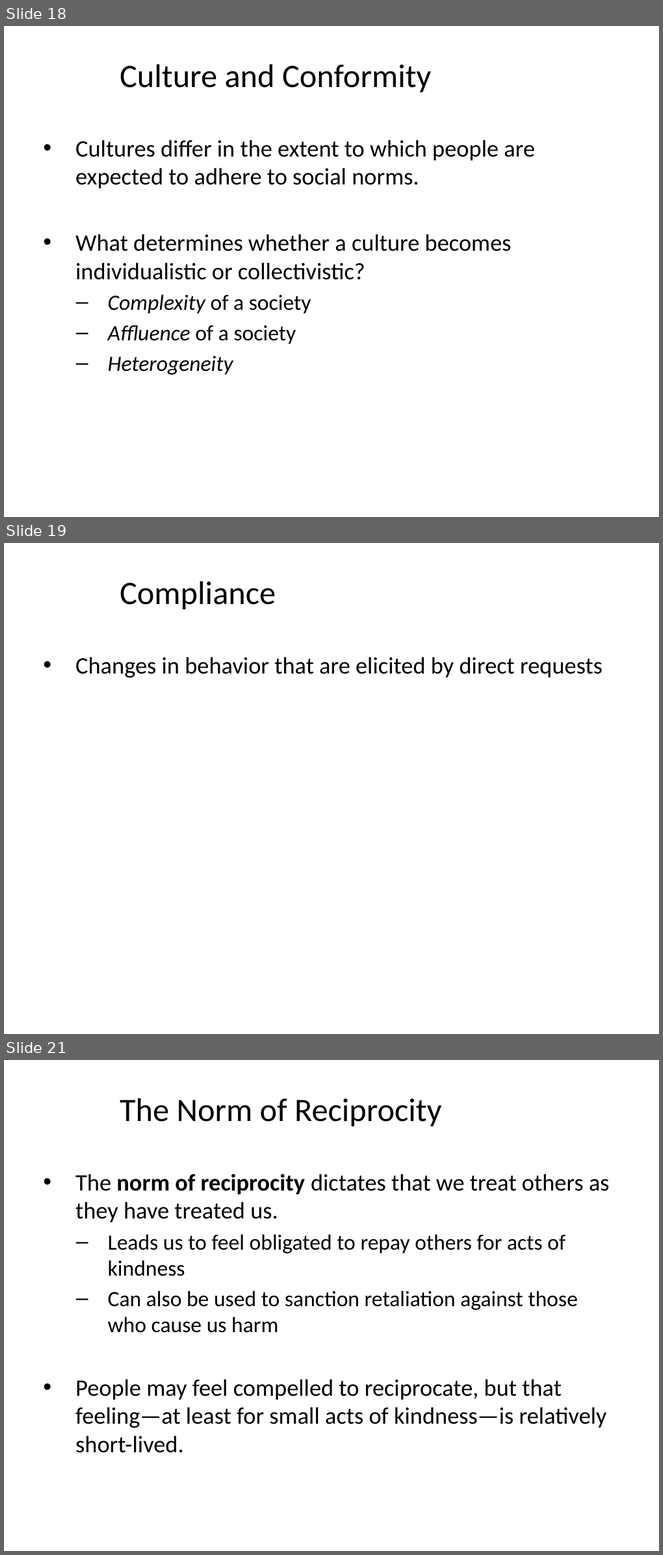
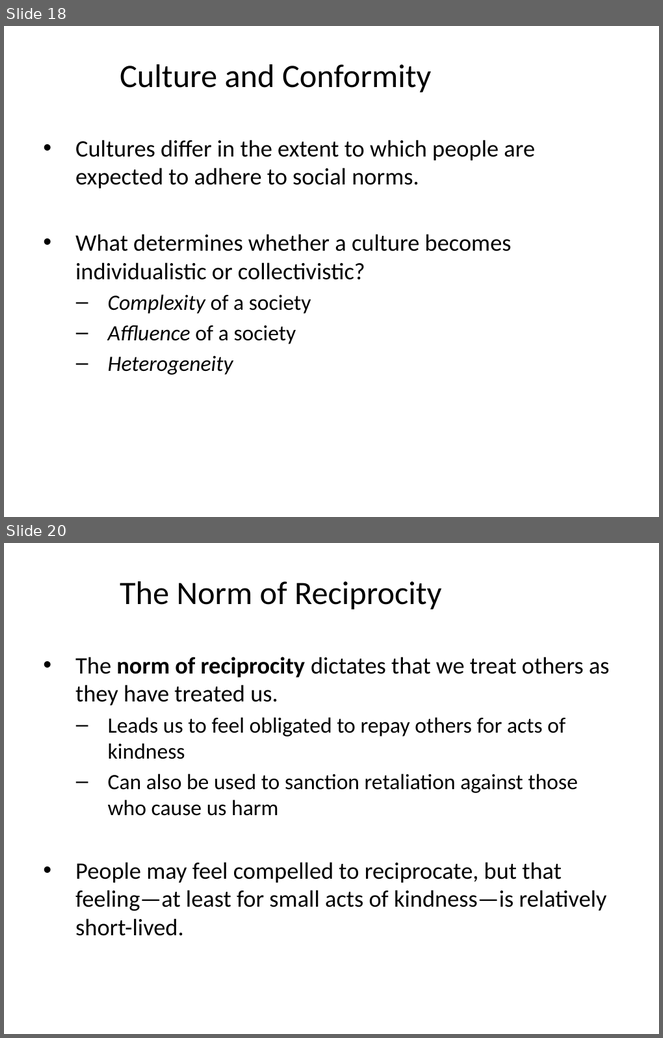
Before and after one commit to npm27/Teaching-Materials, a slide deck: Social Psych/Slides/8 Conformity.pptx. Shown one above the other, each under a label of ours: slides 18, 19 and 21 before the commit, slides 18 and 20 after it; the slides between them are not shown. The pictures are 663x1555 and 663x1038 pixels, drawn with LibreOffice and Linux fonts; fonts in the diff are those of the drawing. Boxes give left, top, right and bottom in pixels: in the first picture for what was removed or moved away, otherwise in the second. Text is boxed around its words. In the diff, an @@ line names an element or a change of style, - is before the commit and + after.

```diff
--- a/Social Psych/Slides/8 Conformity.pptx
+++ b/Social Psych/Slides/8 Conformity.pptx
@@ slide 19 removed at [4, 543, 659, 1034], background #FFFFFF @@
@@ title removed at [120, 581, 276, 609] @@
-Compliance
@@ text removed at [76, 657, 603, 678] @@
-• Changes in behavior that are elicited by direct requests
@@ what was slide 21 is now slide 20 @@
```
Also in this commit, not shown: 6 slides changed, 1 slide added, 4 other slides removed, 1 other file.
